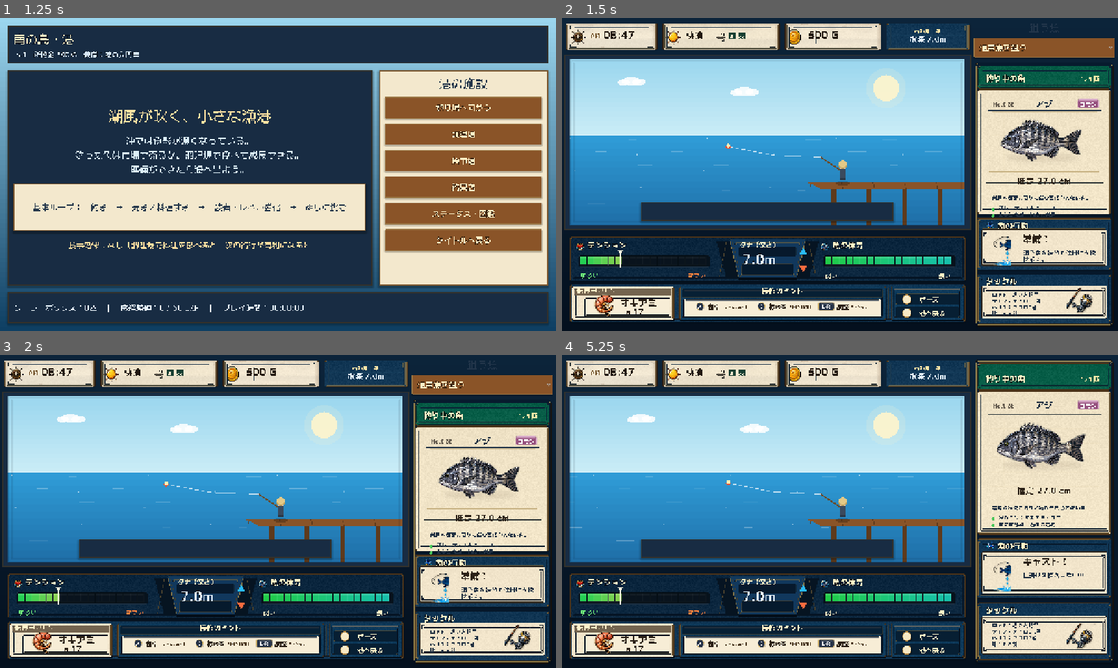
Above: before the commit, frames 1-4 (two rows, left to right).
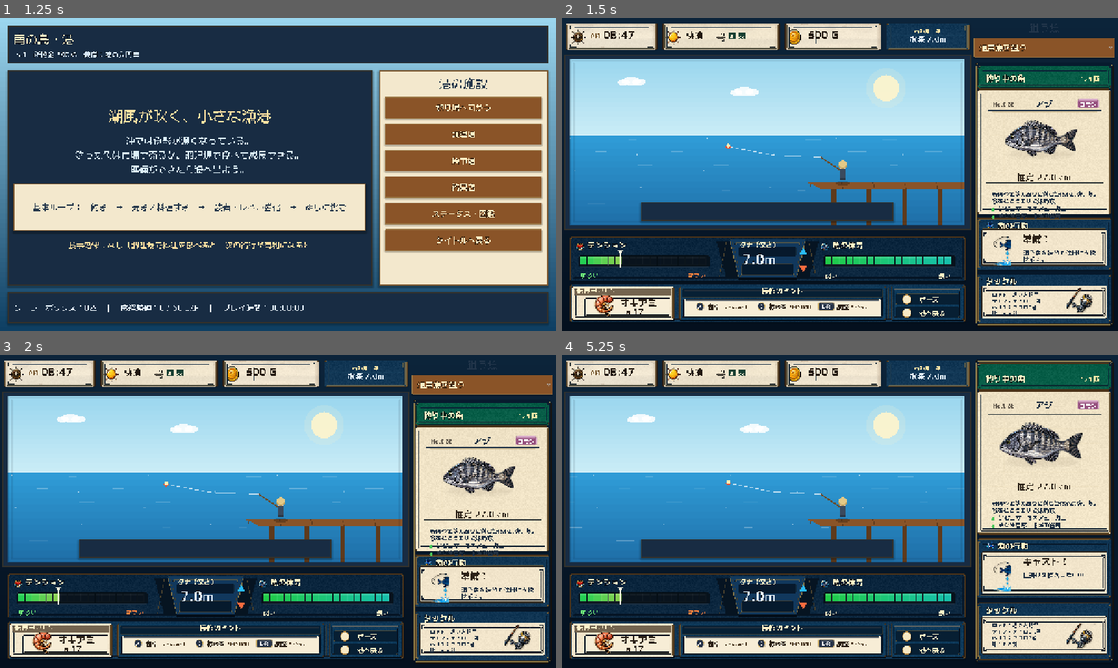
Above: after the commit, the same moments.

Repository: RYUKOU-OKUMURA/tsuri_quest_umi_mvp
Game: Godot game, scene res://scenes/main.tscn
Same seed, same stepped clock (60 frames per second), same inputs: the game is played once before the commit and once after it.
Inputs (mouse positions are in pixels of both pictures, inside the frame that each line leads up to):
- Up to frame 1 (1.25 s): click "ゲームを始める" at 0.5 s
- Up to frame 2 (1.5 s): click "釣り場へ向かう" at 1.25 s
- Up to frame 3 (2 s): no input
- Up to frame 4 (5.25 s): click "通常魚を狙う" at 2 s; click "通常魚を狙う" at 2.75 s; click "通常魚を狙う" at 3.5 s; tap Enter at 4.25 s; move the mouse to (767, 617) at 4.27 s; tap Shift at 4.35 s; click (767, 617) at 4.42 s; tap Space at 4.52, 5 s; move the mouse to (728, 527) at 5.02 s; tap E at 5.1 s; click (728, 527) at 5.17 s

Frame 1 is identical in both runs. In frame 2, 1.6% of the frame differs, in the area x 76-97%, y 32-65%; in frame 3, 1.6%; in frame 4, 1.7%, in the area x 77-96%, y 21-56%.

Commit message:
Refine underwater sidebar fish card

Diff:
--- a/src/ui/components/fight_sidebar.gd
+++ b/src/ui/components/fight_sidebar.gd
@@ -126,7 +126,7 @@
 		inner.position + Vector2(6.0, 44.0 if compact_card else 46.0),
 		Vector2(
 			inner.size.x - 12.0,
-			maxf(82.0, rect.size.y * (0.455 if compact_card else 0.37))
+			maxf(82.0, rect.size.y * (0.425 if compact_card else 0.37))
 		)
 	)
 	_draw_fish_portrait(fish_rect)
@@ -140,9 +140,9 @@
 	var detail_gap := 16.0 if compact_card else 21.0
 	var detail_font := get_theme_default_font()
 	if compact_card:
-		_draw_info_paragraph(detail_font, "岩場や海藻の周りに潜む警戒心の強い魚。", Vector2(inner.position.x + 15.0, desc_y), inner.size.x - 26.0)
-		_draw_detail_line(detail_font, "好むエサ：オキアミ・カニ", Vector2(inner.position.x + 15.0, desc_y + 24.0), inner.size.x - 26.0)
-		_draw_detail_line(detail_font, "主な生息域：沿岸の岩場", Vector2(inner.position.x + 15.0, desc_y + 39.0), inner.size.x - 26.0)
+		_draw_info_paragraph(detail_font, "岩場や海藻の周りに潜む警戒心の強い魚。底をねらうエサに好反応。", Vector2(inner.position.x + 15.0, desc_y), inner.size.x - 26.0)
+		_draw_detail_line(detail_font, "好むエサ：オキアミ・カニ", Vector2(inner.position.x + 15.0, desc_y + 34.0), inner.size.x - 26.0)
+		_draw_detail_line(detail_font, "主な生息域：沿岸の岩場", Vector2(inner.position.x + 15.0, desc_y + 51.0), inner.size.x - 26.0)
 	else:
 		_draw_detail_line(detail_font, "岩場周りで警戒心が強い。", Vector2(inner.position.x + 15.0, desc_y), inner.size.x - 26.0)
 		_draw_detail_line(detail_font, "エサ：オキアミ・カニ", Vector2(inner.position.x + 15.0, desc_y + detail_gap), inner.size.x - 26.0)
@@ -304,15 +304,15 @@
 
 
 func _draw_info_paragraph(font: Font, text: String, pos: Vector2, max_width: float) -> void:
-	var font_size := 12 if _sidebar_frame != null else 14
+	var font_size := 13 if _sidebar_frame != null else 14
 	_draw_wrapped(font, text, pos, max_width, font_size, Palette.TEXT_DARK, 2, float(font_size + 3))
 
 
 func _draw_detail_line(font: Font, text: String, pos: Vector2, max_width: float) -> void:
-	draw_circle(pos + Vector2(3.0, 10.0), 3.8 if _sidebar_frame != null else 4.3, Color("#49c75a"))
+	draw_circle(pos + Vector2(3.0, 10.0), 4.1 if _sidebar_frame != null else 4.3, Color("#49c75a"))
 	var font_size := 14
 	if _sidebar_frame != null:
-		font_size = 12
+		font_size = 13
 	elif max_width < 260.0:
 		font_size = 13
 	_draw_wrapped(font, text, pos + Vector2(15.0, -1.0), max_width - 15.0, font_size, Palette.TEXT_DARK, 1)
@@ -338,7 +338,7 @@
 		var tex_size := _fish_card_portrait.get_size()
 		var scale := minf(rect.size.x / tex_size.x, rect.size.y / tex_size.y)
 		if _sidebar_frame != null:
-			scale *= 0.94
+			scale *= 0.90
 		var draw_size := tex_size * scale
 		var draw_rect := Rect2(rect.position + (rect.size - draw_size) * 0.5, draw_size)
 		if _sidebar_frame != null:
Not shown, changed: design-qa.md
Not shown, changed: docs/11_underwater_fight_showcase.md
Not shown, changed: tools/build_fight_sidebar_static_compare.py
